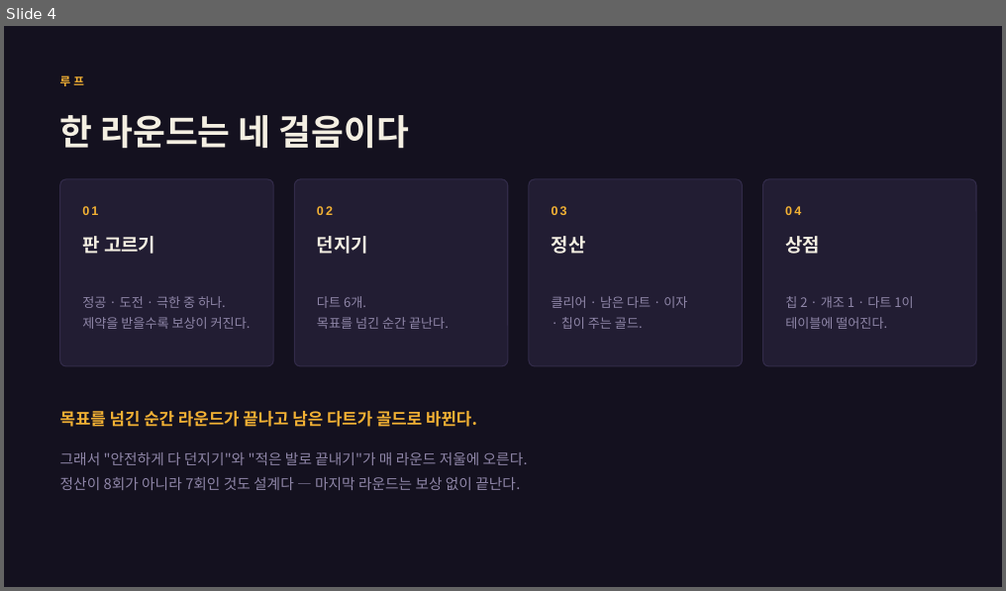
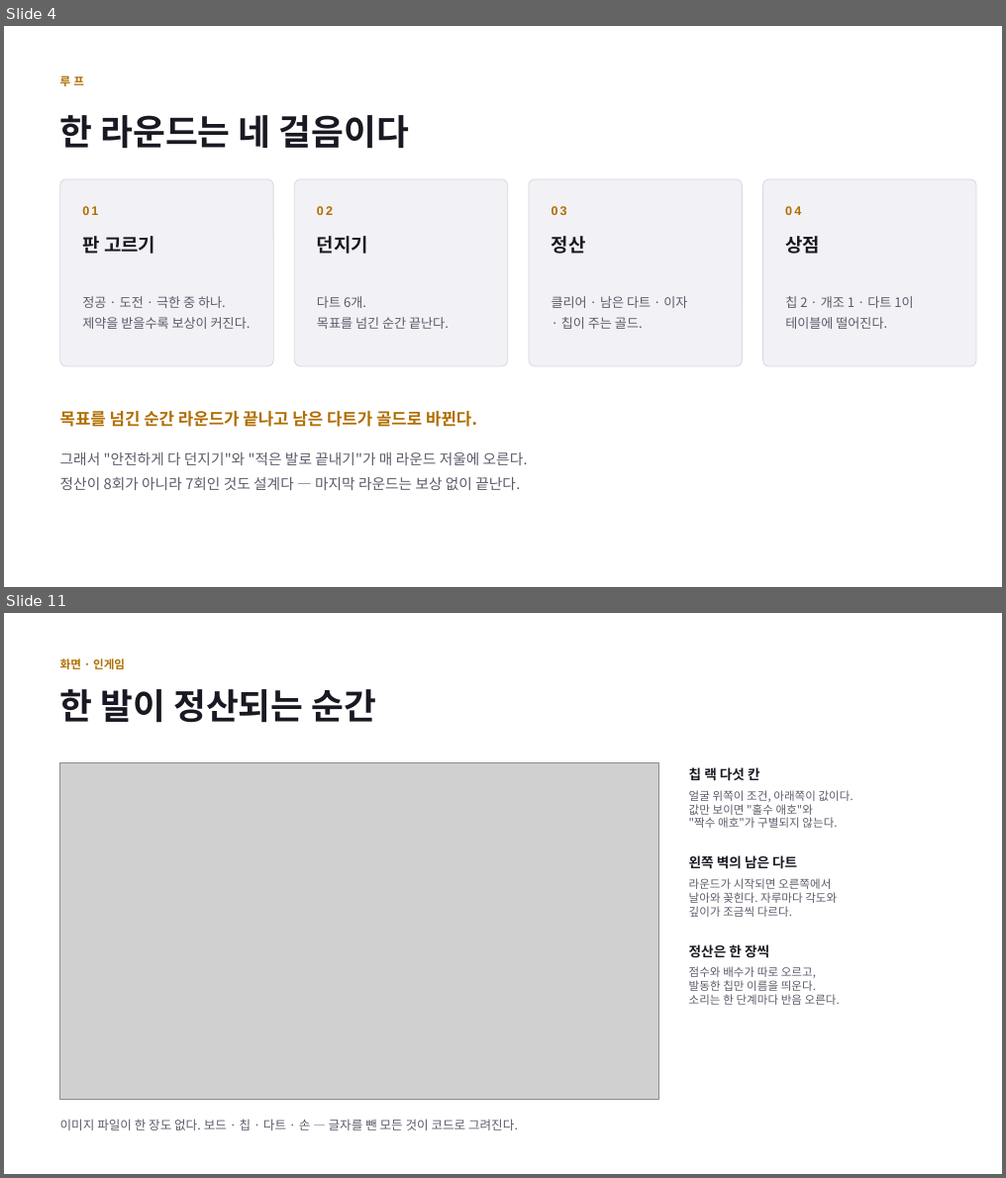
Before and after one commit to GGbong69/test-03, a slide deck: docs/기획서.pptx. Shown one above the other, each under a label of ours: slide 4 before the commit, slides 4 and 11 after it; the slides between them are not shown. The pictures are 1006x591 and 1006x1178 pixels, drawn with LibreOffice and Linux fonts; fonts in the diff are those of the drawing; grey boxes stand for pictures. Boxes give left, top, right and bottom in pixels: in the first picture for what was removed or moved away, otherwise in the second. Text is boxed around its words. In the diff, an @@ line names an element or a change of style, - is before the commit and + after.

```diff
--- a/docs/기획서.pptx
+++ b/docs/기획서.pptx
@@ slide 11 added at (x1=4, y1=613, x2=1002, y2=1174), background #FFFFFF @@
@@ text added at (x1=60, y1=659, x2=125, y2=669), 11 pt, text #B06E00, bold @@
+화면 · 인게임
@@ text added at (x1=60, y1=689, x2=377, y2=723), 34 pt, text #1A1822, bold @@
+한 발이 정산되는 순간
@@ picture added at (x1=60, y1=762, x2=659, y2=1100) @@
@@ text added at (x1=689, y1=767, x2=760, y2=781), 13 pt, text #1A1822, bold @@
+칩 랙 다섯 칸
@@ text added at (x1=689, y1=790, x2=853, y2=828), 11 pt, text #5E5A6B @@
+얼굴 위쪽이 조건, 아래쪽이 값이다.
+값만 보이면 "홀수 애호"와
+"짝수 애호"가 구별되지 않는다.
@@ text added at (x1=689, y1=856, x2=797, y2=869), 13 pt, text #1A1822, bold @@
+왼쪽 벽의 남은 다트
@@ text added at (x1=689, y1=878, x2=837, y2=917), 11 pt, text #5E5A6B @@
+라운드가 시작되면 오른쪽에서
+날아와 꽂힌다. 자루마다 각도와
+깊이가 조금씩 다르다.
@@ text added at (x1=689, y1=945, x2=769, y2=959), 13 pt, text #1A1822, bold @@
+정산은 한 장씩
@@ text added at (x1=689, y1=966, x2=840, y2=1005), 11 pt, text #5E5A6B @@
+점수와 배수가 따로 오르고,
+발동한 칩만 이름을 띄운다.
+소리는 한 단계마다 반음 오른다.
@@ text added at (x1=60, y1=1119, x2=518, y2=1131), 12 pt, text #5E5A6B @@
+이미지 파일이 한 장도 없다. 보드 · 칩 · 다트 · 손 — 글자를 뺀 모든 것이 코드로 그려진다.
@@ slide 4 changed as well @@
@@ background #14111F to #FFFFFF @@
@@ fill #221D33 to #F2F1F5; outline #322B49 1 pt to #D9D7E0 0.75 pt in 4 elements at (x1=60, y1=179, x2=273, y2=367), (x1=294, y1=179, x2=508, y2=367), (x1=529, y1=179, x2=743, y2=367), (x1=763, y1=179, x2=976, y2=367) @@
@@ text colour #F4EFE2 to #1A1822 in 5 elements at (x1=60, y1=115, x2=409, y2=149), (x1=82, y1=236, x2=155, y2=254), (x1=317, y1=236, x2=368, y2=254), (x1=551, y1=236, x2=586, y2=254), (x1=785, y1=236, x2=820, y2=254) @@
@@ text colour #F2B134 to #B06E00 in 6 elements at (x1=60, y1=76, x2=84, y2=86), (x1=82, y1=206, x2=98, y2=215), (x1=317, y1=206, x2=333, y2=215), (x1=551, y1=206, x2=567, y2=215), (x1=785, y1=206, x2=801, y2=215), (x1=60, y1=411, x2=477, y2=427) @@
@@ text colour #8F86A8 to #5E5A6B in 5 elements at (x1=82, y1=296, x2=251, y2=329), (x1=317, y1=296, x2=449, y2=329), (x1=551, y1=296, x2=687, y2=329), (x1=785, y1=296, x2=913, y2=329), (x1=60, y1=453, x2=528, y2=490) @@
```
Also in this commit, not shown: 10 other slides changed, 2 other slides added, 5 other files.
